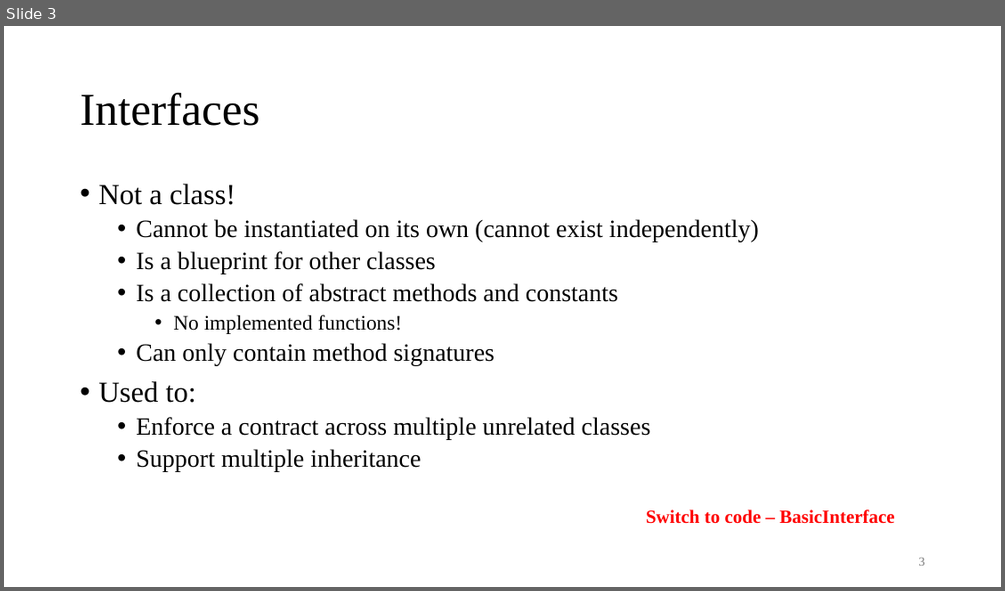
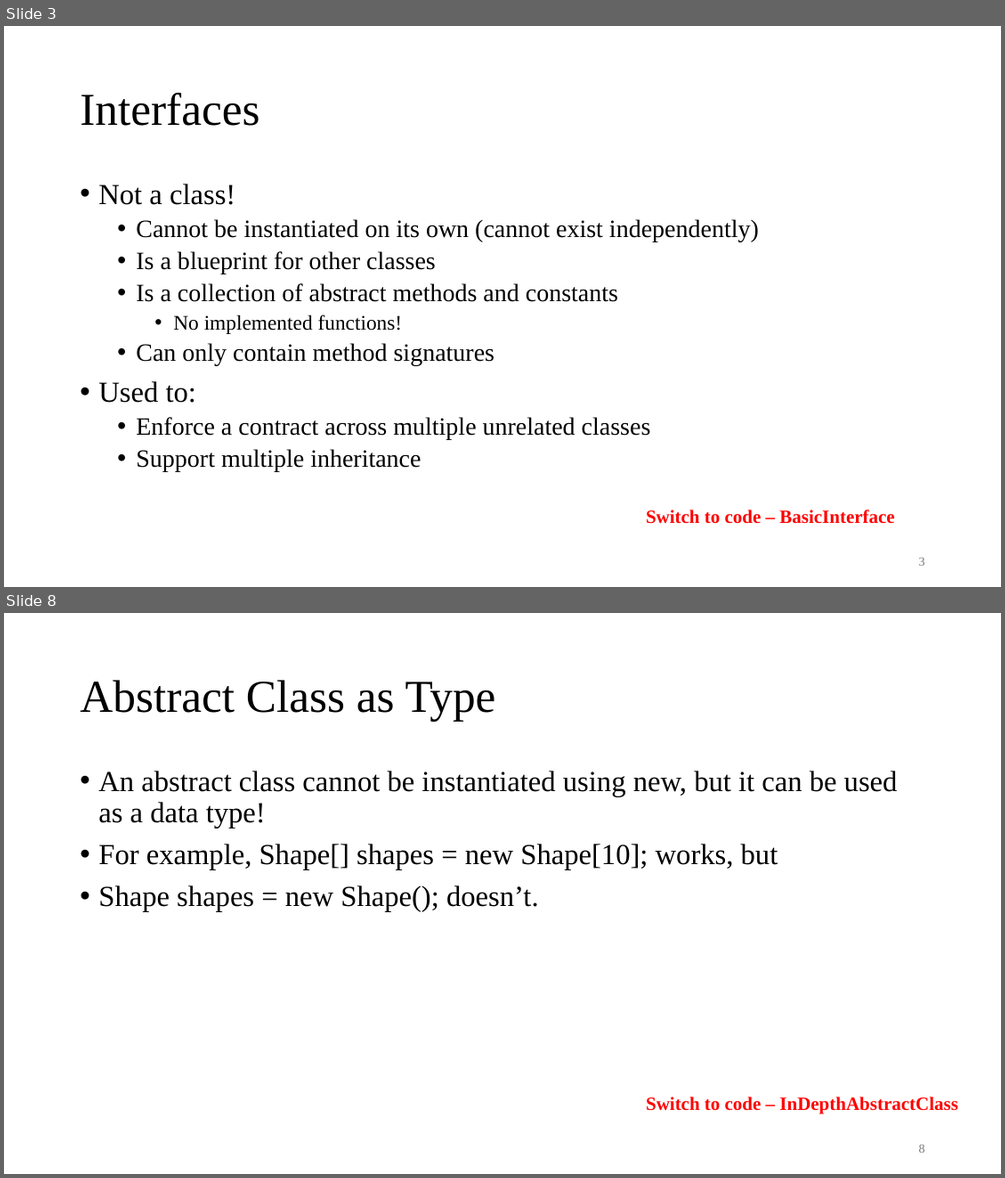
Before and after one commit to AughdonBreslin/CS501IntroToJava, a slide deck: Lectures/12_Abstract_Classes_&_Interfaces.pptx. Shown one above the other, each under a label of ours: slide 3 before the commit, slides 3 and 8 after it; the slides between them are not shown. The pictures are 1005x591 and 1005x1178 pixels, drawn with LibreOffice and Linux fonts; fonts in the diff are those of the drawing. Boxes give left, top, right and bottom in pixels: in the first picture for what was removed or moved away, otherwise in the second. Text is boxed around its words. In the diff, an @@ line names an element or a change of style, - is before the commit and + after.

```diff
--- a/Lectures/12_Abstract_Classes_&_Interfaces.pptx
+++ b/Lectures/12_Abstract_Classes_&_Interfaces.pptx
@@ slide 8 added at bbox=[4, 613, 1001, 1174], background #FFFFFF @@
@@ title added at bbox=[80, 680, 496, 721], 44 pt, text #000000 @@
+Abstract Class as Type
@@ text added at bbox=[98, 771, 898, 911], 28 pt, text #000000 @@
+• An abstract class cannot be instantiated using new, but it can be used as a data type!
+• For example, Shape[] shapes = new Shape[10]; works, but
+• Shape shapes = new Shape(); doesn’t.
@@ text added at bbox=[646, 1096, 958, 1114], 18 pt, text #FF0000, bold @@
+Switch to code – InDepthAbstractClass
@@ page number added at bbox=[919, 1144, 925, 1152], 12 pt, text #797979 @@
+8
```
Also in this commit, not shown: 23 other slides added, 23 other files.
